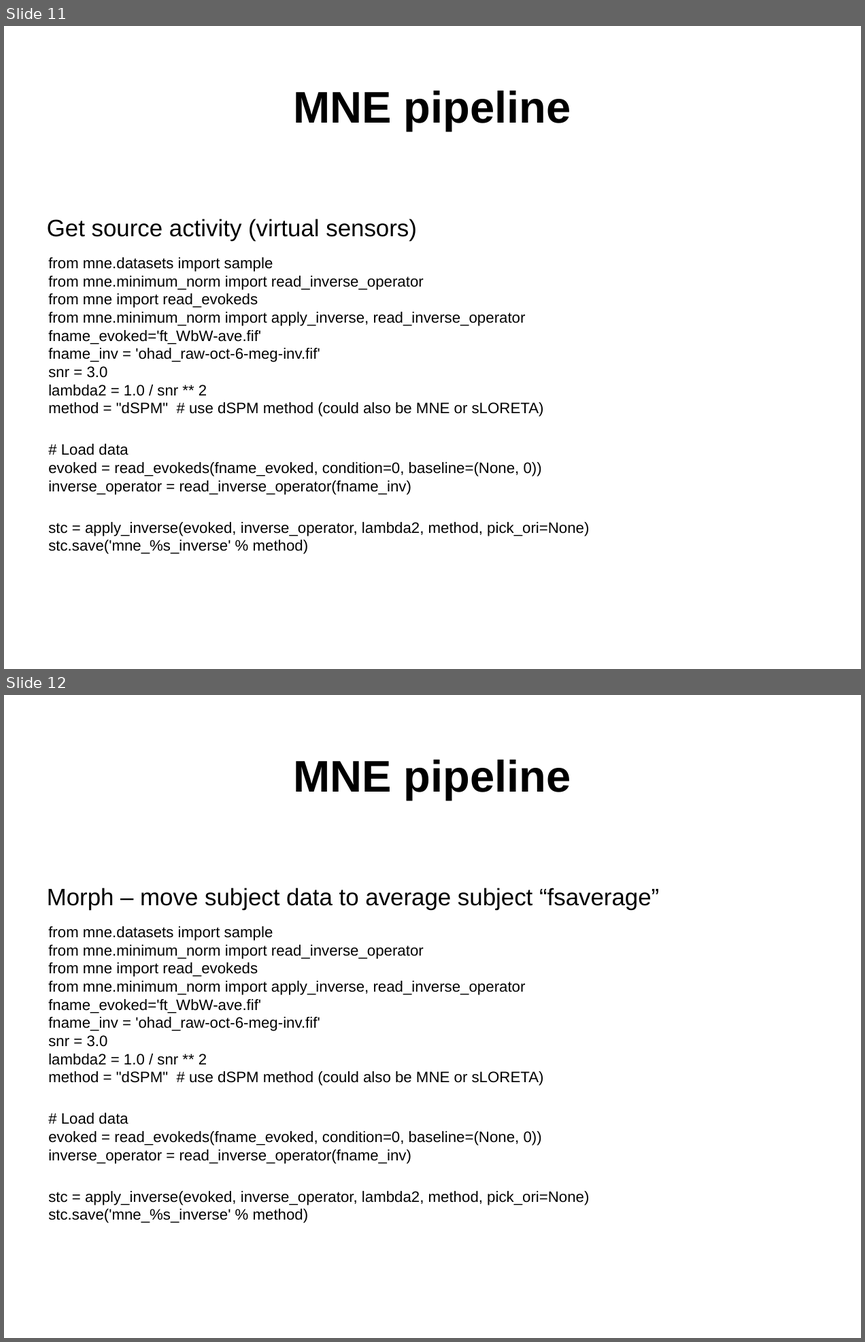
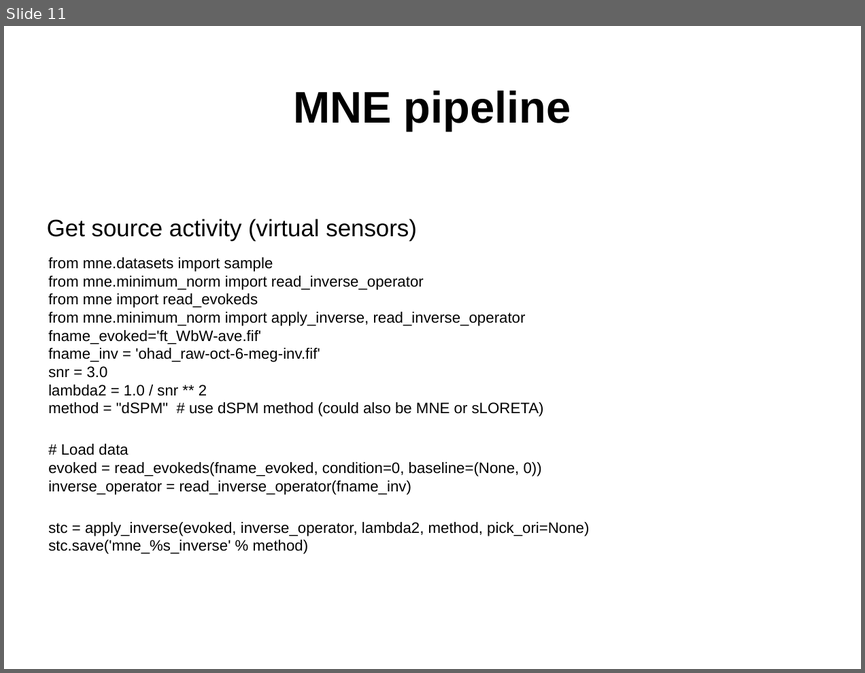
Before and after one commit to yuval-harpaz/MNE4D, a slide deck: docs/MNE_4D_data.pptx. Shown one above the other, each under a label of ours: slides 11 and 12 before the commit, slide 11 after it. The pictures are 865x1342 and 865x673 pixels, drawn with LibreOffice and Linux fonts; fonts in the diff are those of the drawing; background and template pictures are left out. Boxes give left, top, right and bottom in pixels: in the first picture for what was removed or moved away, otherwise in the second. Text is boxed around its words. In the diff, an @@ line names an element or a change of style, - is before the commit and + after.

Commit message:
plot ohad's brain + activity

```diff
--- a/docs/MNE_4D_data.pptx
+++ b/docs/MNE_4D_data.pptx
@@ slide 12 removed at [4, 695, 861, 1338], background picture (left out) @@
@@ text removed at [293, 760, 571, 800] @@
-MNE pipeline
@@ text removed at [47, 887, 659, 910] @@
-Morph – move subject data to average subject “fsaverage”
@@ text removed at [48, 926, 589, 1223] @@
-from mne.datasets import sample
-from mne.minimum_norm import read_inverse_operator
-from mne import read_evokeds
-from mne.minimum_norm import apply_inverse, read_inverse_operator
-fname_evoked='ft_WbW-ave.fif'
-fname_inv = 'ohad_raw-oct-6-meg-inv.fif'
-snr = 3.0
-lambda2 = 1.0 / snr ** 2
-method = "dSPM" # use dSPM method (could also be MNE or sLORETA)
-# Load data
-evoked = read_evokeds(fname_evoked, condition=0, baseline=(None, 0))
-inverse_operator = read_inverse_operator(fname_inv)
-stc = apply_inverse(evoked, inverse_operator, lambda2, method, pick_ori=None)
-stc.save('mne_%s_inverse' % method)
```
Also in this commit, not shown: 1 slide changed, 3 slides added, 1 other slide removed, 3 other files.
